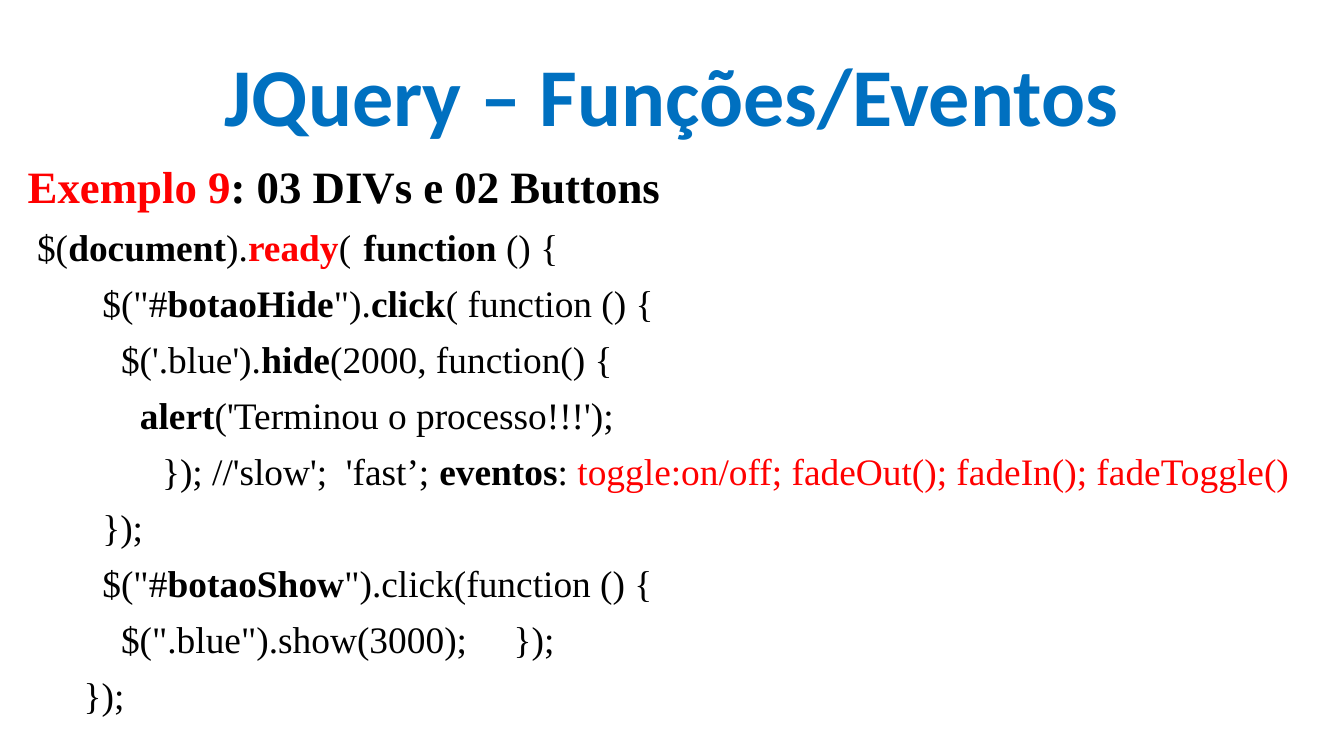
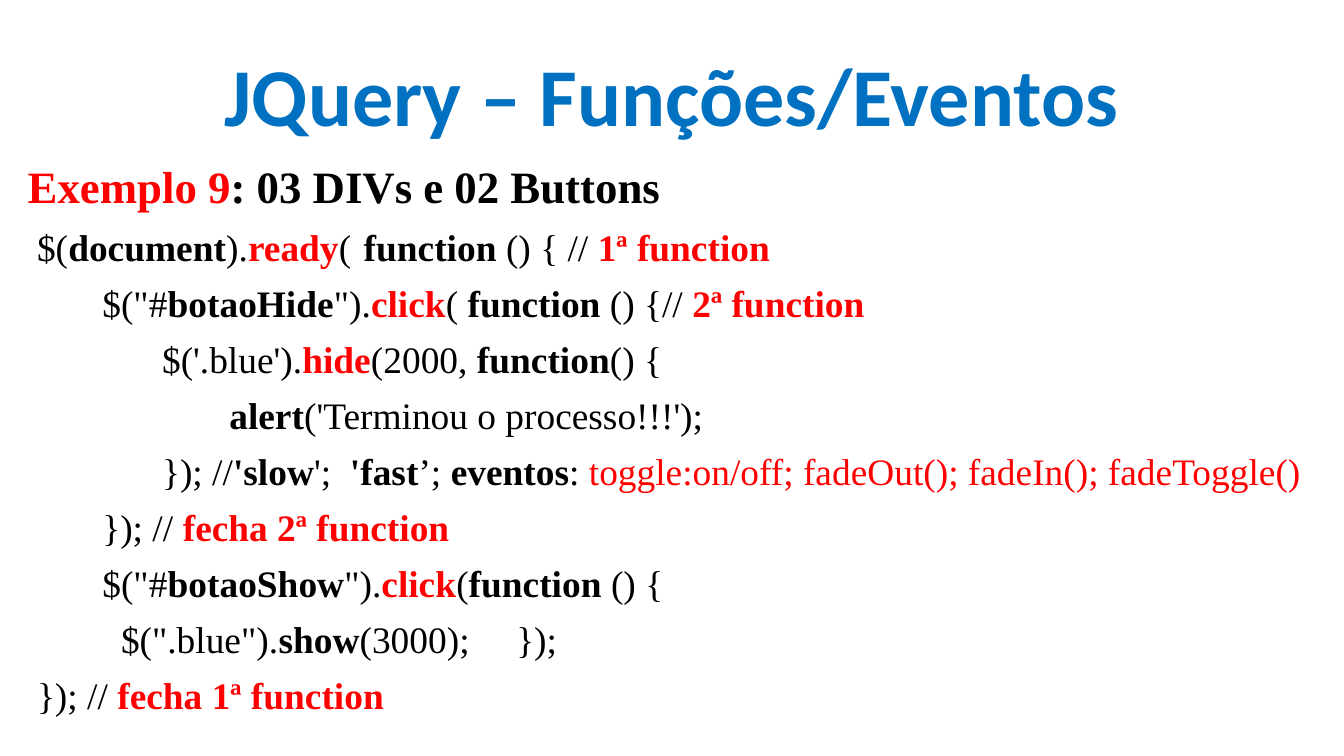
Before and after one commit to CloudEducationBrazil/WydenDesenvolvimentoWebPHP, a slide deck: slide 12 of 01 Classes/Aula 11 Desenvolvimento Web PHP - JQuery.pptx. Drawn at 1344x756 pixels with LibreOffice and Linux fonts; fonts in the diff are those of the drawing; background and template pictures are left out. Boxes give left, top, right and bottom in pixels: in the first picture for what was removed or moved away, otherwise in the second. Text is boxed around its words. In the diff, an @@ line names an element or a change of style, - is before the commit and + after.

```diff
--- a/01 Classes/Aula 11 Desenvolvimento Web PHP - JQuery.pptx
+++ b/01 Classes/Aula 11 Desenvolvimento Web PHP - JQuery.pptx
@@ text at (37,234,865,324): text changed @@
-$(document).ready( function () {
-$("#botaoHide").click( function () {
+$(document).ready( function () { // 1ª function
+$("#botaoHide").click( function () {// 2ª function
@@ text at (102,346,1300,660): text colour #000000 to #FF0000 in "$('.blue').hide(2000,", "$("#botaoShow").click(function"; bold on in "function()", "//'slow'; 'fast’;", "$("#botaoShow").click(function", "$(".blue").show(3000);" @@
@@ text at (183,514,449,542): text changed; text colour #000000 to #FF0000; bold on @@
-});
+}); // fecha 2ª function
@@ text at (117,682,384,710): text changed; text colour #000000 to #FF0000; bold on @@
-});
+}); // fecha 1ª function
```
Also in this commit, not shown: 18 other slides changed, 25 other files.
